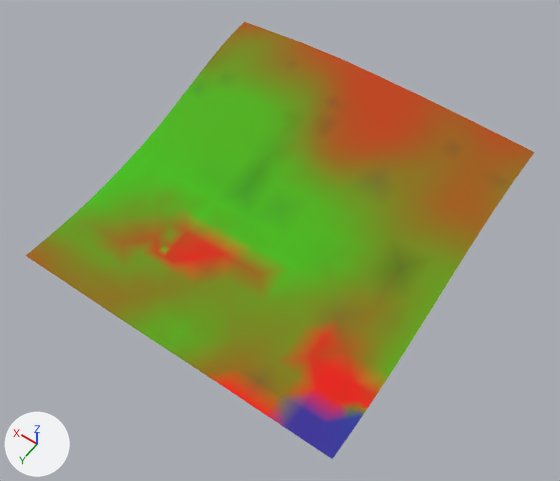
A saved change to the glTF model games/yorimichi/assets/belmonte/meshes/SM_BM_BT_Terrain_5_6.glb.
One viewpoint serves both versions: a camera (50 mm lens) standing at (177.0, 1354.0, 455.0) and looking at (371.0, 1081.0, 27.0). The lights are fixed; the arrows at lower left show +X, +Y and +Z. The older version comes first.

Objects in the first picture: 'SM_BM_BT_Terrain_5_6'.
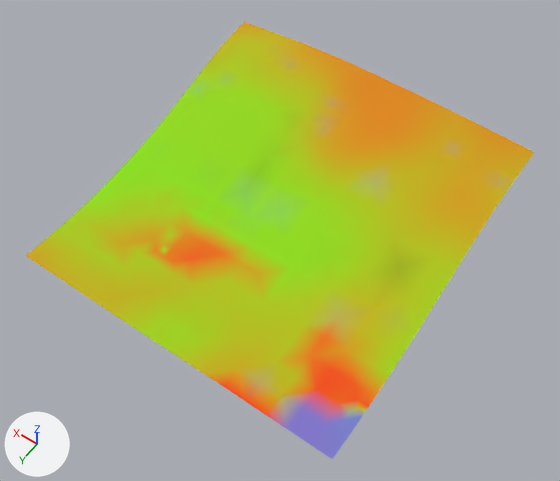
Diff of the bpy script that builds the scene:
```diff
--- a/games/yorimichi/assets/belmonte/meshes/SM_BM_BT_Terrain_5_6.glb.py
+++ b/games/yorimichi/assets/belmonte/meshes/SM_BM_BT_Terrain_5_6.glb.py
@@ me_sm_bt_terrain_5_6 @@
 me_sm_bt_terrain_5_6.from_pydata(...)  # 529 vertices, 966 faces; spans x 256.0..512.0, y 936.0..1192.0, z 19.0..69.0
 # used by ob_sm_bm_bt_terrain_5_6; location = (0.0, 0.0, 0.0)
+# me_sm_bt_terrain_5_6 part 1: 188 faces centred in x 314.0..509.0, y 989.0..1186.0, z 20.0..57.0 are repainted in the vertex colours; the middle colour goes from green #4cb200 to green #94da00
+# me_sm_bt_terrain_5_6 part 2: 266 faces centred in x 257.0..509.0, y 938.0..1186.0, z 20.0..68.0 are repainted in the vertex colours; the middle colour goes from brown #a15d00 to yellow #d0a300
+# me_sm_bt_terrain_5_6 part 3: 160 faces centred in x 258.0..509.0, y 938.0..1186.0, z 20.0..66.0 are repainted in the vertex colours; the middle colour goes from yellow #877700 to yellow #c0b600
+# me_sm_bt_terrain_5_6 part 4: 169 faces centred in x 258.0..437.0, y 938.0..1186.0, z 21.0..68.0 are repainted in the vertex colours; the middle colour goes from orange #bc4300 to orange #df8c00
+# me_sm_bt_terrain_5_6 part 5: 183 faces centred in x 257.0..509.0, y 957.0..1186.0, z 19.0..62.0 are repainted in the vertex colours; the middle colour goes from green #6e8f00 to yellow #afc500
 me_sm_bt_terrain_5_6.materials.append(mat_bm_000_m_terrain_041)
```

What differs and where, as boxes (x1, y1, x2, y2) in the pictures (560 x 481 px):
part 1 of me_sm_bt_terrain_5_6, recoloured (lighter): (75, 73, 371, 348) in both
part 2 of me_sm_bt_terrain_5_6, recoloured: (27, 22, 534, 429) in both
part 3 of me_sm_bt_terrain_5_6, recoloured: (26, 30, 515, 395) in both
part 4 of me_sm_bt_terrain_5_6, recoloured: (165, 49, 514, 423) in both
part 5 of me_sm_bt_terrain_5_6, recoloured (green to yellow): (43, 43, 469, 459) in both
